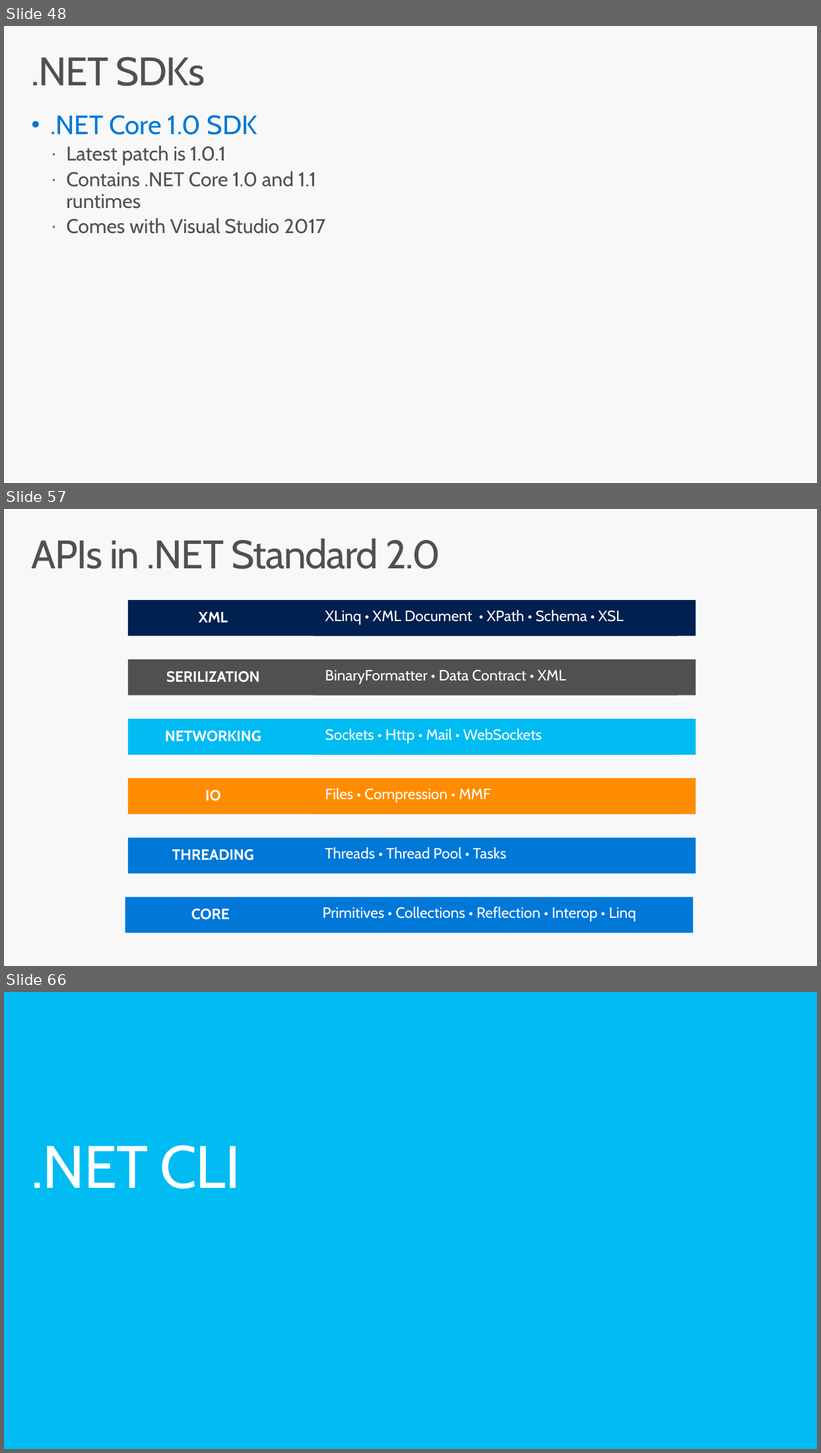
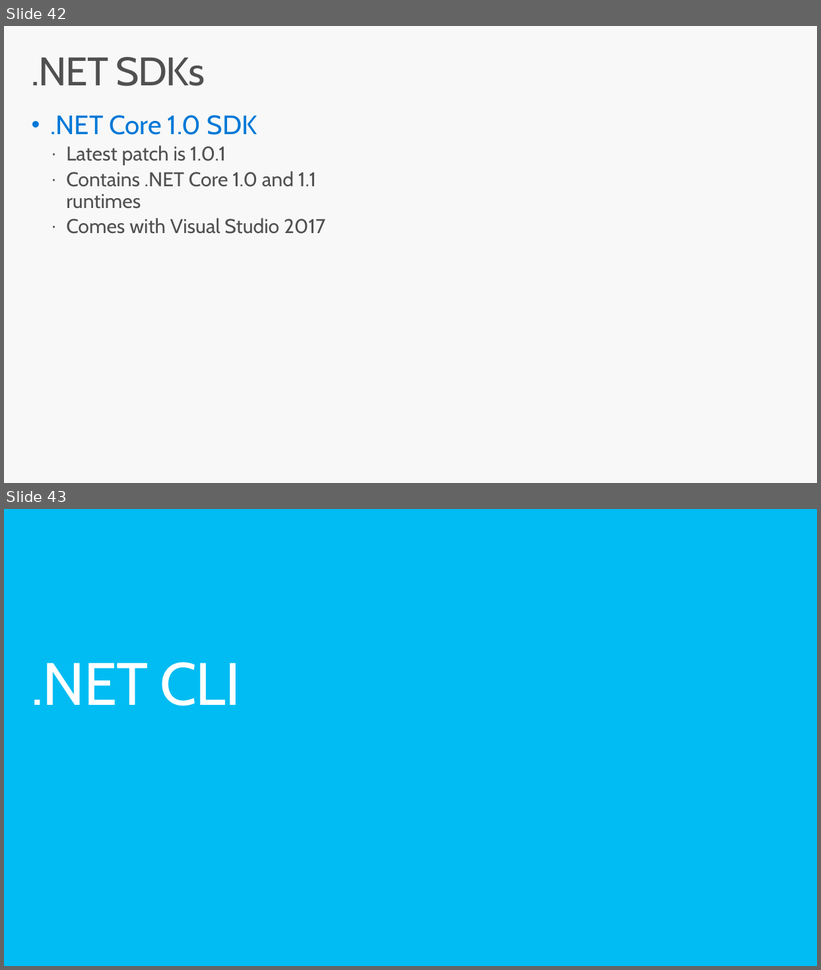
Before and after one commit to dotnet-presentations/dotnetcore-workshop, a slide deck: 1-Overview-Tools-Acquisition/netcore-workshop-overview-tools.pptx. Shown one above the other, each under a label of ours: slides 48, 57 and 66 before the commit, slides 42 and 43 after it; the slides between them are not shown. The pictures are 821x1453 and 821x970 pixels, drawn with LibreOffice and Linux fonts; fonts in the diff are those of the drawing; background and template pictures are left out. Boxes give left, top, right and bottom in pixels: in the first picture for what was removed or moved away, otherwise in the second. Text is boxed around its words. In the diff, an @@ line names an element or a change of style, - is before the commit and + after.

```diff
--- a/1-Overview-Tools-Acquisition/netcore-workshop-overview-tools.pptx
+++ b/1-Overview-Tools-Acquisition/netcore-workshop-overview-tools.pptx
@@ slide 57 removed at [4, 509, 817, 966], background #F8F8F8 @@
@@ title removed at [32, 538, 440, 569] @@
-APIs in .NET Standard 2.0
@@ rectangle removed at [128, 601, 696, 636] @@
@@ rectangle removed at [313, 601, 678, 636] @@
-XLinq • XML Document • XPath • Schema • XSL
@@ text removed at [199, 612, 228, 623] @@
-XML
@@ rectangle removed at [128, 659, 696, 696] @@
@@ rectangle removed at [313, 659, 678, 696] @@
-BinaryFormatter • Data Contract • XML
@@ text removed at [166, 671, 260, 683] @@
-SERILIZATION
@@ rectangle removed at [128, 719, 696, 755] @@
@@ rectangle removed at [313, 719, 678, 755] @@
-Sockets • Http • Mail • WebSockets
@@ text removed at [165, 731, 261, 742] @@
-NETWORKING
@@ rectangle removed at [128, 779, 696, 815] @@
@@ rectangle removed at [313, 779, 678, 815] @@
-Files • Compression • MMF
@@ text removed at [205, 790, 221, 801] @@
-IO
@@ rectangle removed at [128, 838, 696, 874] @@
@@ text removed at [172, 850, 254, 861] @@
-THREADING
@@ text removed at [325, 848, 506, 859] @@
-Threads • Thread Pool • Tasks
@@ rectangle removed at [125, 897, 693, 933] @@
@@ text removed at [191, 909, 230, 920] @@
-CORE
@@ text removed at [323, 907, 636, 922] @@
-Primitives • Collections • Reflection • Interop • Linq
@@ what was slide 48 is now slide 42 @@
@@ what was slide 66 is now slide 43 @@
```
Also in this commit, not shown: 22 other slides removed, 1 other file.
